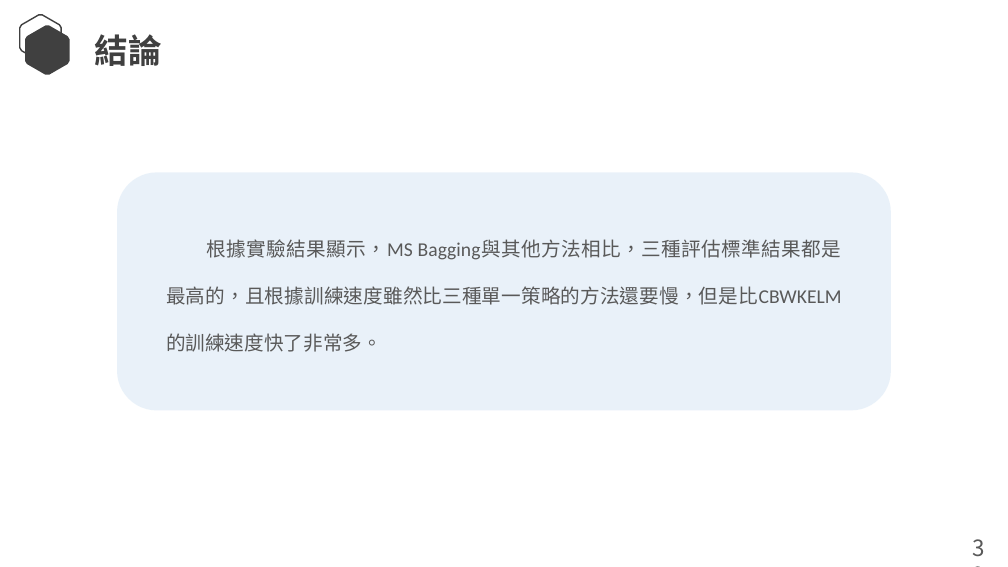
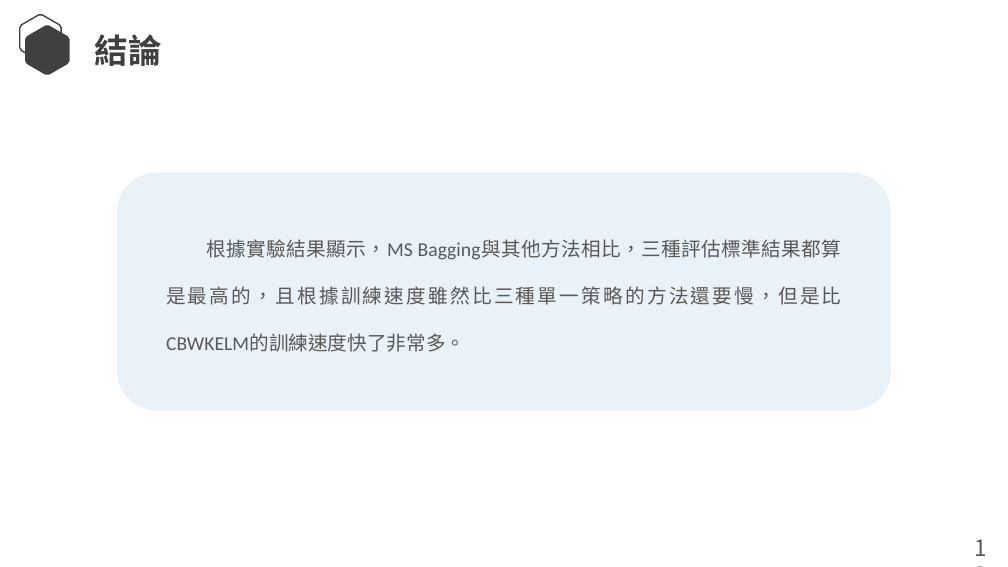
Before and after one commit to Lcwei-0708/lcwei-0708.github.io, a slide deck: slide 14 of data/paper/混合資料層面與演算法層面技術之集成分類方法/混合資料層面與演算法層面技術之集成分類方法.pptx. Drawn at 1008x567 pixels with LibreOffice and Linux fonts; fonts in the diff are those of the drawing. Boxes give left, top, right and bottom in pixels: in the first picture for what was removed or moved away, otherwise in the second. Text is boxed around its words. In the diff, an @@ line names an element or a change of style, - is before the commit and + after.

Commit message:
2023/06/06

```diff
--- a/data/paper/混合資料層面與演算法層面技術之集成分類方法/混合資料層面與演算法層面技術之集成分類方法.pptx
+++ b/data/paper/混合資料層面與演算法層面技術之集成分類方法/混合資料層面與演算法層面技術之集成分類方法.pptx
@@ text at box(166, 239, 842, 352): text changed @@
-根據實驗結果顯示，MS Bagging與其他方法相比，三種評估標準結果都是最高的，且根據訓練速度雖然比三種單一策略的方法還要慢，但是比CBWKELM的訓練速度快了非常多。
+根據實驗結果顯示，MS Bagging與其他方法相比，三種評估標準結果都算是最高的，且根據訓練速度雖然比三種單一策略的方法還要慢，但是比CBWKELM的訓練速度快了非常多。
@@ text at box(965, 530, 1008, 567): text changed @@
-39
+13
```
Also in this commit, not shown: 11 other slides changed.
